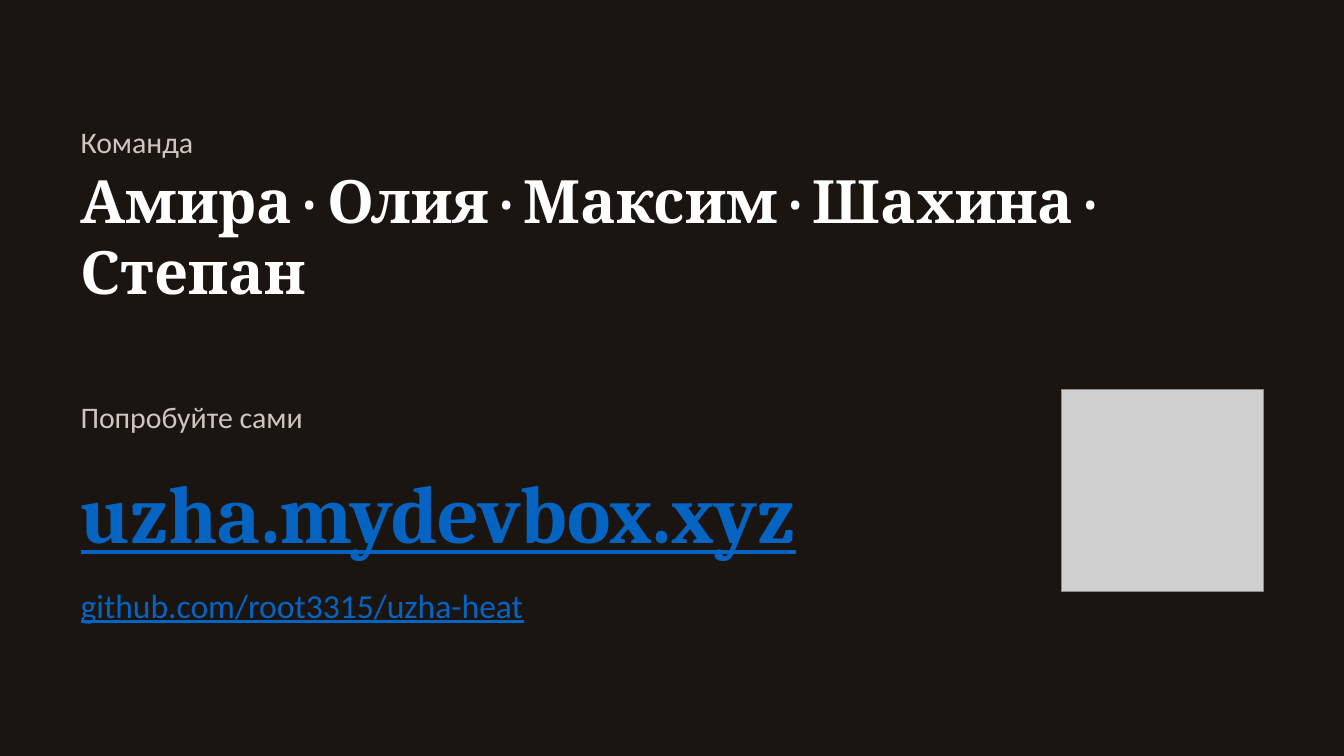
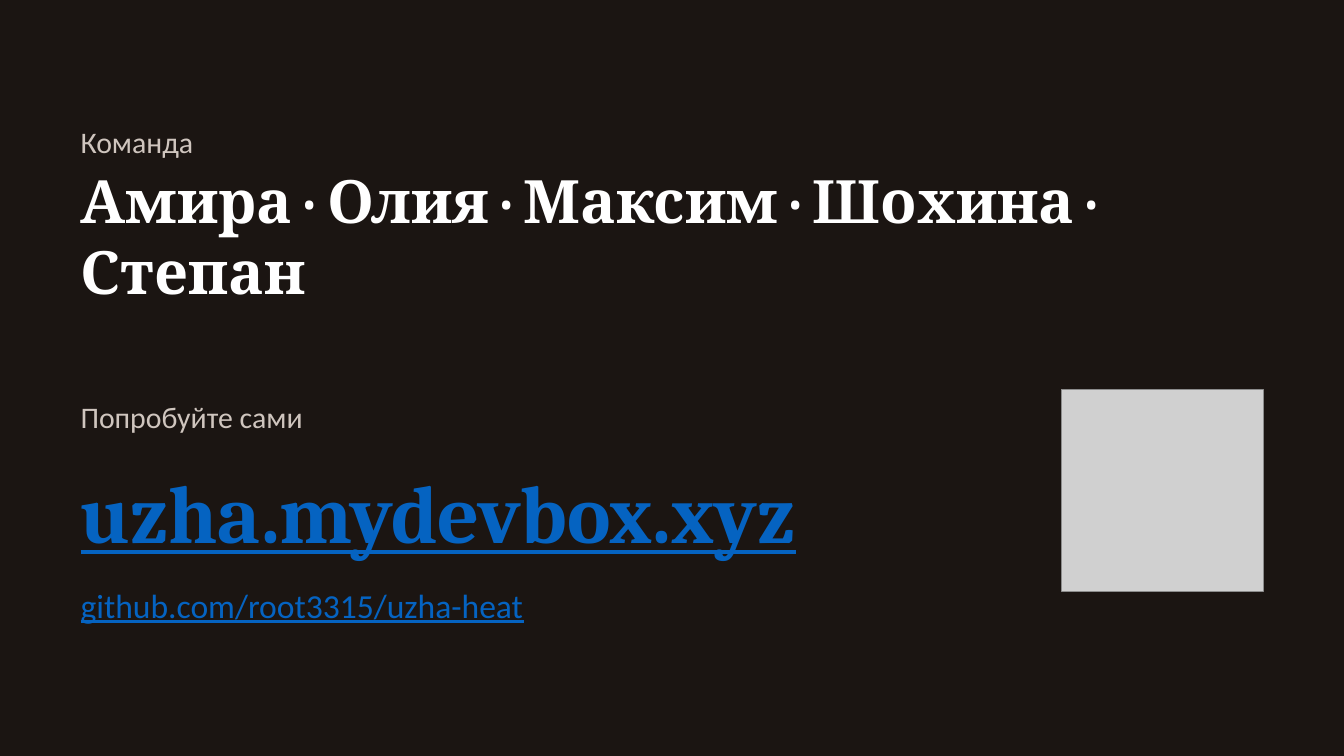
Before and after one commit to root3315/uzha-heat, a slide deck: slide 9 of docs/uzha-pitch.pptx. Drawn at 1344x756 pixels with LibreOffice and Linux fonts; fonts in the diff are those of the drawing; grey boxes stand for pictures. Boxes give left, top, right and bottom in pixels: in the first picture for what was removed or moved away, otherwise in the second. Text is boxed around its words. In the diff, an @@ line names an element or a change of style, - is before the commit and + after.

```diff
--- a/docs/uzha-pitch.pptx
+++ b/docs/uzha-pitch.pptx
@@ text at [81,179,1074,295]: text changed @@
-Амира · Олия · Максим · Шахина · Степан
+Амира · Олия · Максим · Шохина · Степан
```
Also in this commit, not shown: 4 other files.
